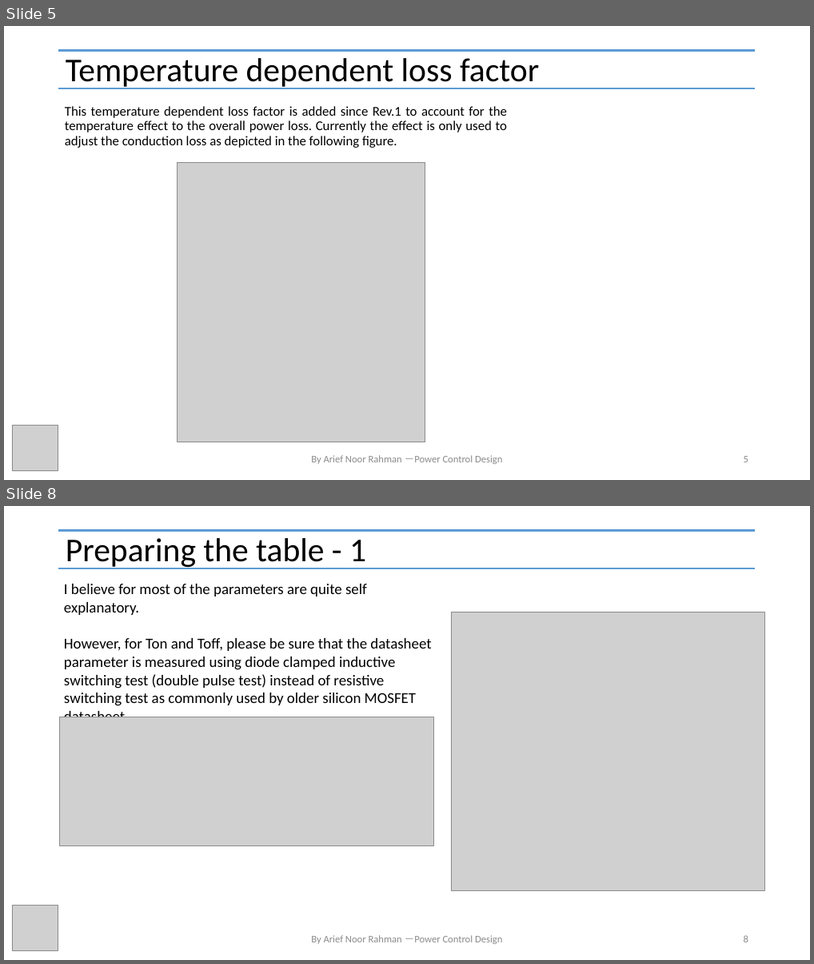
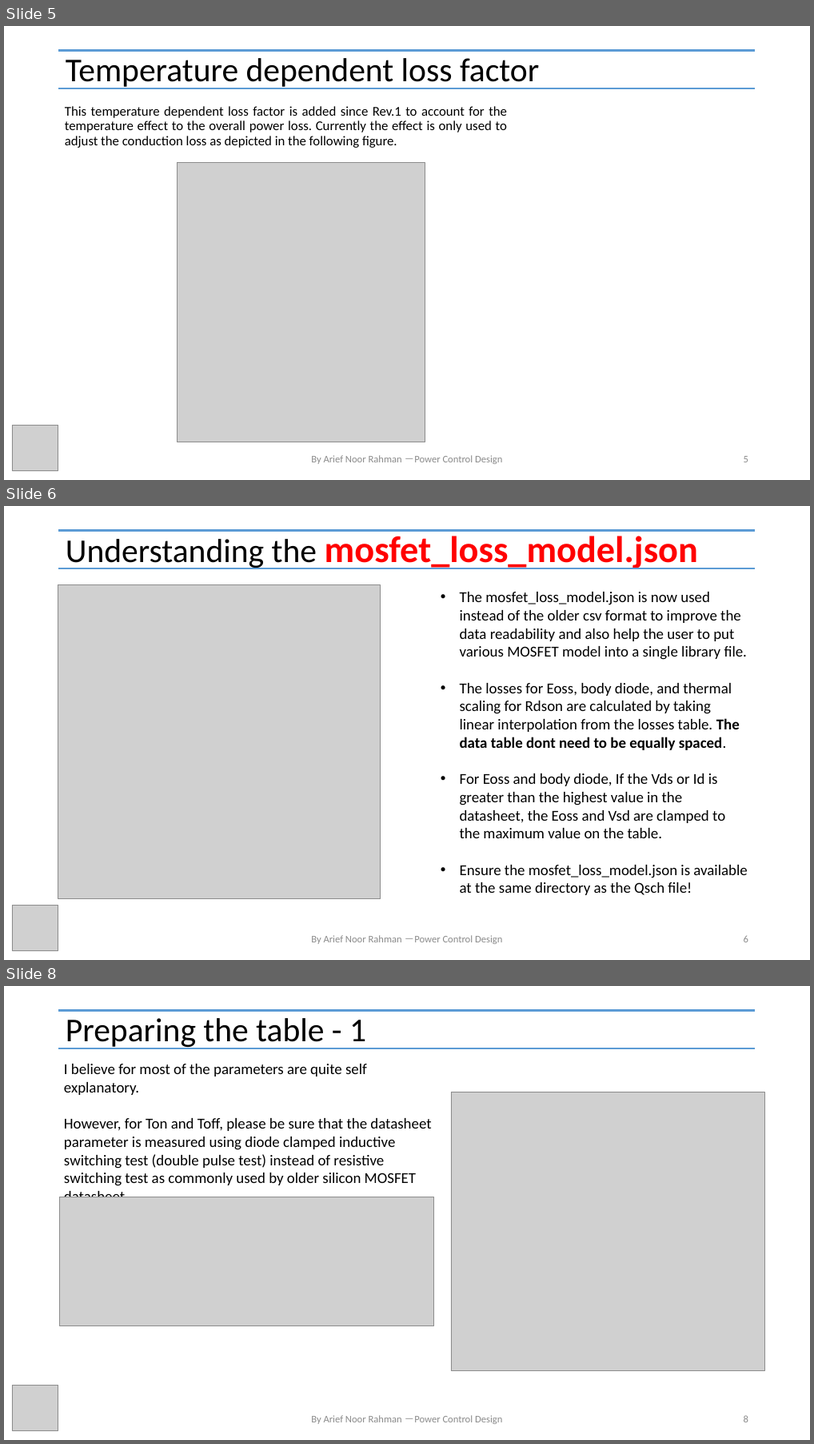
Before and after one commit to physicboy/QSPICE, a slide deck: Ideal PWL Transient Losses Analysis/PWL Losses Analysis.pptx. Shown one above the other, each under a label of ours: slides 5 and 8 before the commit, slides 5, 6 and 8 after it; the slides between them are not shown. The pictures are 814x964 and 814x1444 pixels, drawn with LibreOffice and Linux fonts; fonts in the diff are those of the drawing; grey boxes stand for pictures. Boxes give left, top, right and bottom in pixels: in the first picture for what was removed or moved away, otherwise in the second. Text is boxed around its words. In the diff, an @@ line names an element or a change of style, - is before the commit and + after.

Commit message:
Push PWL LOSS Rev.4 to support mosfet_loss_model in json

```diff
--- a/Ideal PWL Transient Losses Analysis/PWL Losses Analysis.pptx
+++ b/Ideal PWL Transient Losses Analysis/PWL Losses Analysis.pptx
@@ slide 6 added at (4, 506, 810, 960), background #FFFFFF @@
@@ line added from (58, 530) to (755, 530), #5B9BD5 2.25 pt @@
@@ title added at (66, 536, 698, 569), 44.1 pt, text #FF0000, bold @@
+Understanding the mosfet_loss_model.json
@@ line added from (58, 568) to (755, 568), #5B9BD5 2.25 pt @@
@@ picture added at (58, 584, 380, 899) @@
@@ text added at (460, 592, 747, 895), 18 pt, text #000000 @@
+• The mosfet_loss_model.json is now used instead of the older csv format to improve the data readability and also help the user to put various MOSFET model into a single library file.
+• The losses for Eoss, body diode, and thermal scaling for Rdson are calculated by taking linear interpolation from the losses table. The data table dont need to be equally spaced.
+• For Eoss and body diode, If the Vds or Id is greater than the highest value in the datasheet, the Eoss and Vsd are clamped to the maximum value on the table.
+• Ensure the mosfet_loss_model.json is available at the same directory as the Qsch file!
@@ picture added at (12, 904, 58, 951) @@
@@ text added at (311, 935, 502, 944), 12 pt, text #8C8C8C @@
+By Arief Noor Rahman －Power Control Design
@@ page number added at (744, 935, 749, 942), 12 pt, text #8C8C8C @@
+6
```
Also in this commit, not shown: 5 slides changed, 2 other slides added, 26 other files.
